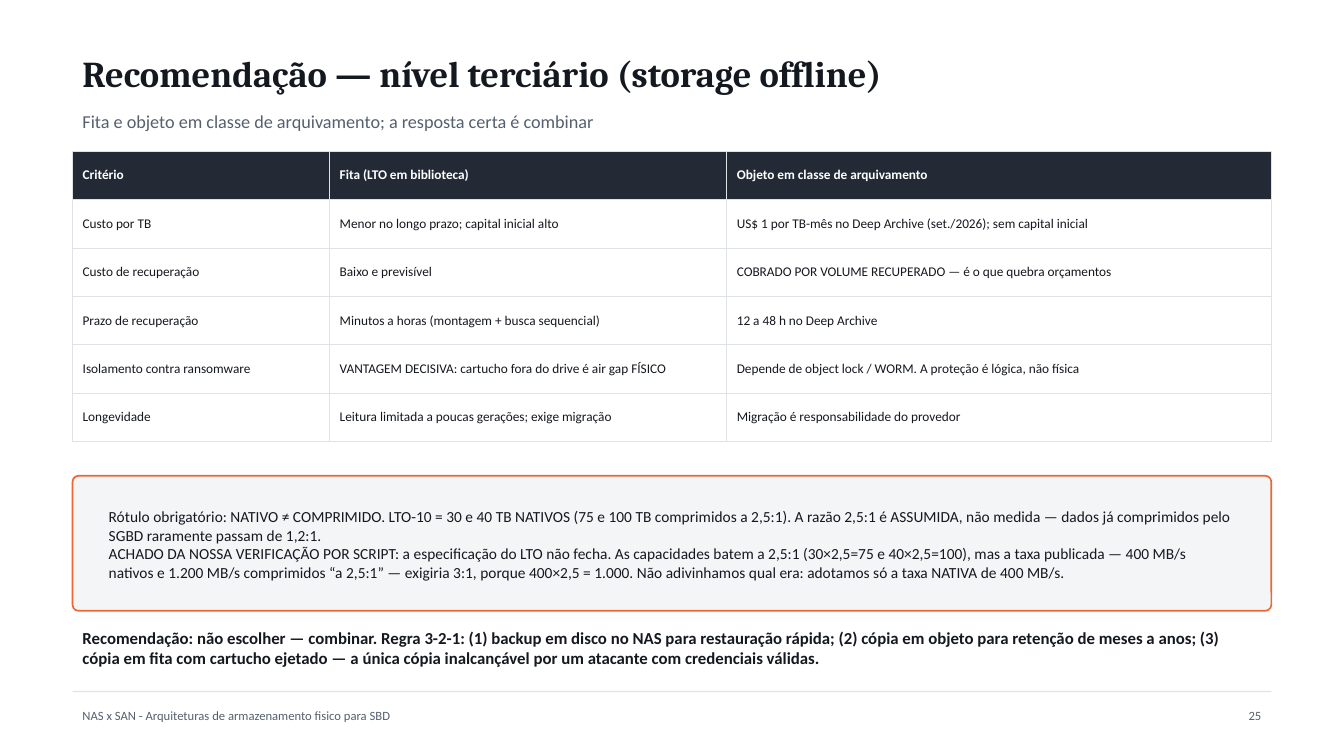
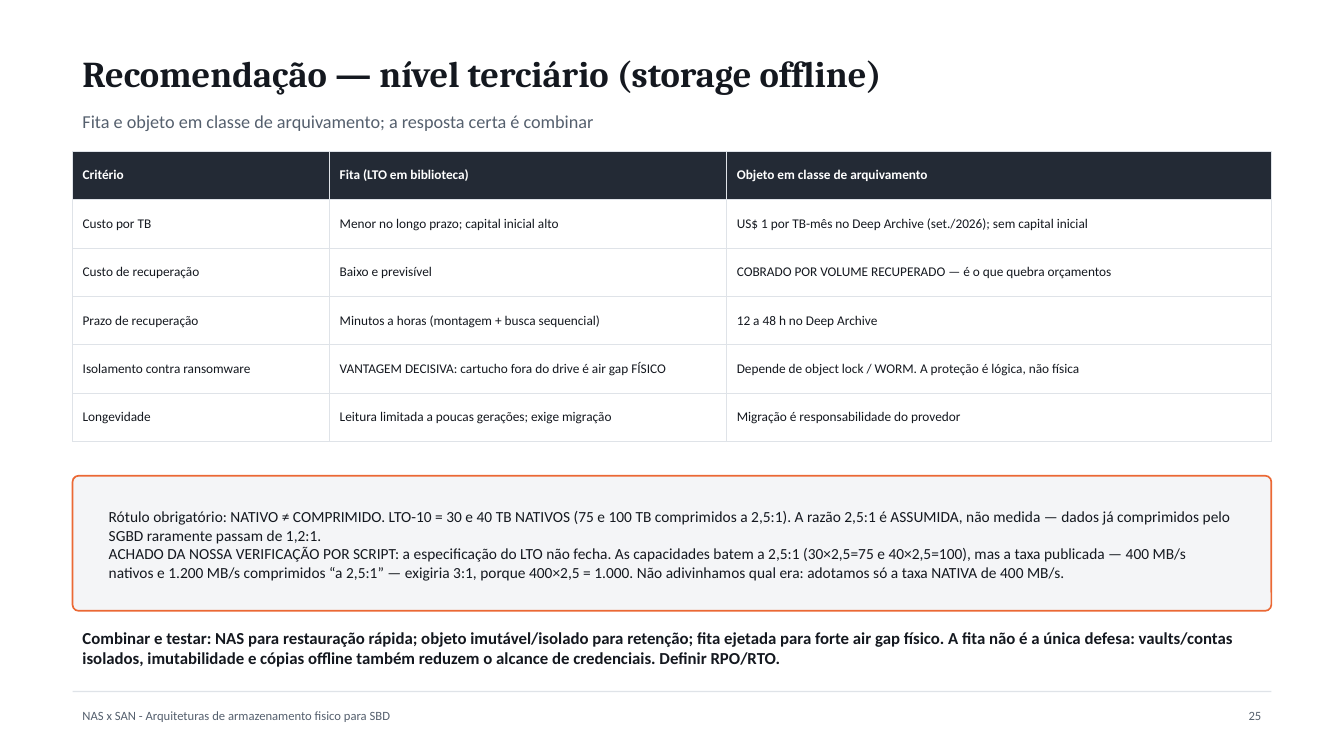
Before and after one commit to guilherme-hu/Trabalho-CBD, a slide deck: slide 26 of NAS, SAN e AST/Slides_NAS_SAN_Armazenamento_SBD.pptx. Drawn at 1344x756 pixels with LibreOffice and Linux fonts; fonts in the diff are those of the drawing. Boxes give left, top, right and bottom in pixels: in the first picture for what was removed or moved away, otherwise in the second. Text is boxed around its words. In the diff, an @@ line names an element or a change of style, - is before the commit and + after.

```diff
--- a/NAS, SAN e AST/Slides_NAS_SAN_Armazenamento_SBD.pptx
+++ b/NAS, SAN e AST/Slides_NAS_SAN_Armazenamento_SBD.pptx
@@ text at (82, 632, 1233, 667): text changed @@
-Recomendação: não escolher — combinar. Regra 3-2-1: (1) backup em disco no NAS para restauração rápida; (2) cópia em objeto para retenção de meses a anos; (3) cópia em fita com cartucho ejetado — a única cópia inalcançável por um atacante com credenciais válidas.
+Combinar e testar: NAS para restauração rápida; objeto imutável/isolado para retenção; fita ejetada para forte air gap físico. A fita não é a única defesa: vaults/contas isolados, imutabilidade e cópias offline também reduzem o alcance de credenciais. Definir RPO/RTO.
```
Also in this commit, not shown: 10 other slides changed, 28 other files.
